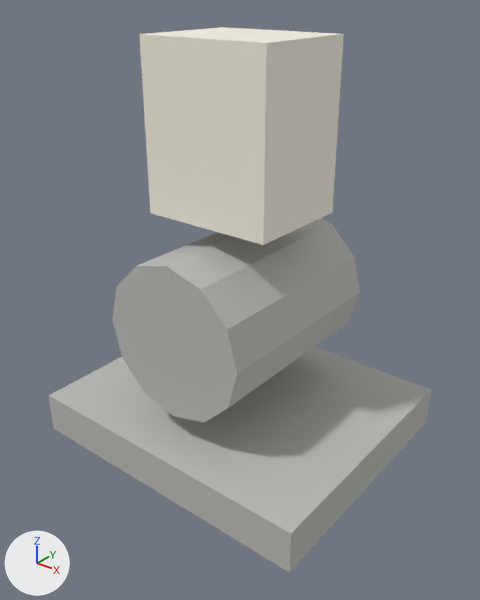
Before and after pictures for a commit that changed the glTF model public/builder-assets/openlife/sculpting_station.glb.
One viewpoint serves both versions: a 50 mm camera at (1.551, -1.948, 2.053) aimed at (0.043, -0.064, 0.884). Lighting does not change. The marker at lower left points along +X, +Y and +Z. The first picture is the older version. Where no turn or scale is listed for an object, it has been applied to the vertices.

Objects in the first picture: 'part_00', 'part_01', 'part_02'.
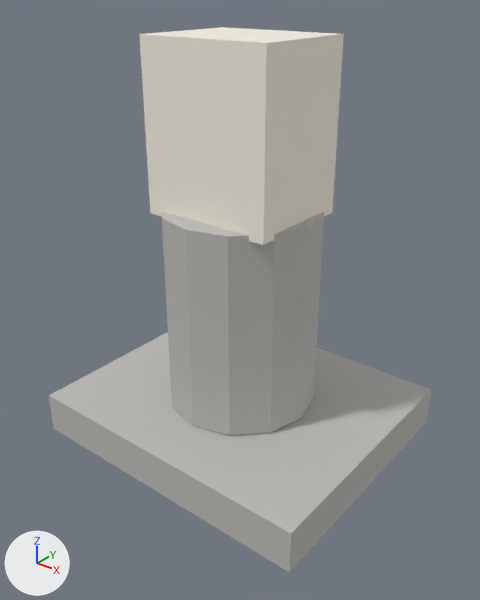
What differs and where, as boxes (x1, y1, x2, y2) in the pictures (480 x 600 px):
'part_01', moved, turned: before (112, 218, 360, 423); after (162, 212, 324, 436)

The edits, one by one:
Object 'part_01' (ob_part_01) moves from (0.0, 0.0, 0.0) to (0.0, 0.82, 0.82).
Object 'part_01' (ob_part_01) turns from (0, 0, 0) to (90, 0, 0) degrees about x, y and z.
